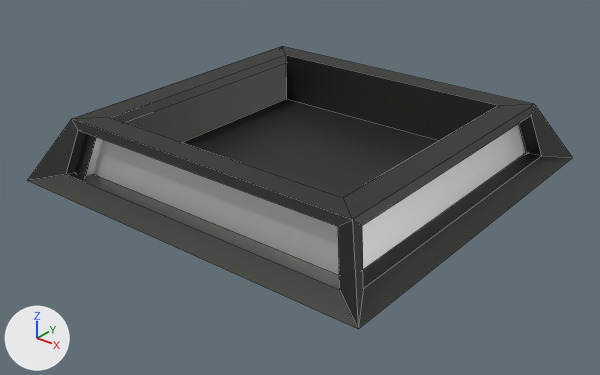
A saved change to the FBX model Assets/Resources/Meshes/Container1.fbx.
Both versions are drawn from a 50 mm camera at (0.732, -5.522, 0.509) aimed at (0.087, -4.716, 0.01). The lights are fixed; the arrows at lower left show +X, +Y and +Z. Mesh edges are drawn as thin lines. Where no turn or scale is listed for an object, it has been applied to the vertices.

The first picture shows 'Container1'.
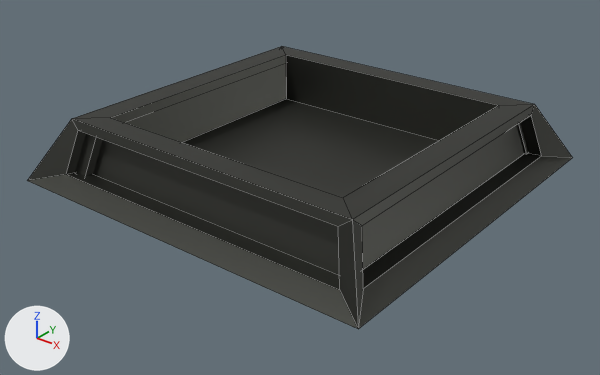
The newer file is also turned or shifted as a whole; pictures and numbers use the older file's frame.

What the commit changed:
me_cube_009 has 48 vertices, 46 faces and spans x -0.274..0.274, y -0.268..0.268, z 0.0..0.086.
me_cube_009 is used by ob_container1; location (0.078, -4.687, 0.025).
me_cube_009 part 1: all 4 faces that had it switch from mat_playercolor (white #e7e7e7) to mat_unitframematerial (picture img_paletteunits_png).

What differs and where, as boxes (x1, y1, x2, y2) in the pictures (600 x 375 px):
part 1 of me_cube_009, recoloured (grey to black)
    both: (86, 124, 526, 275)
